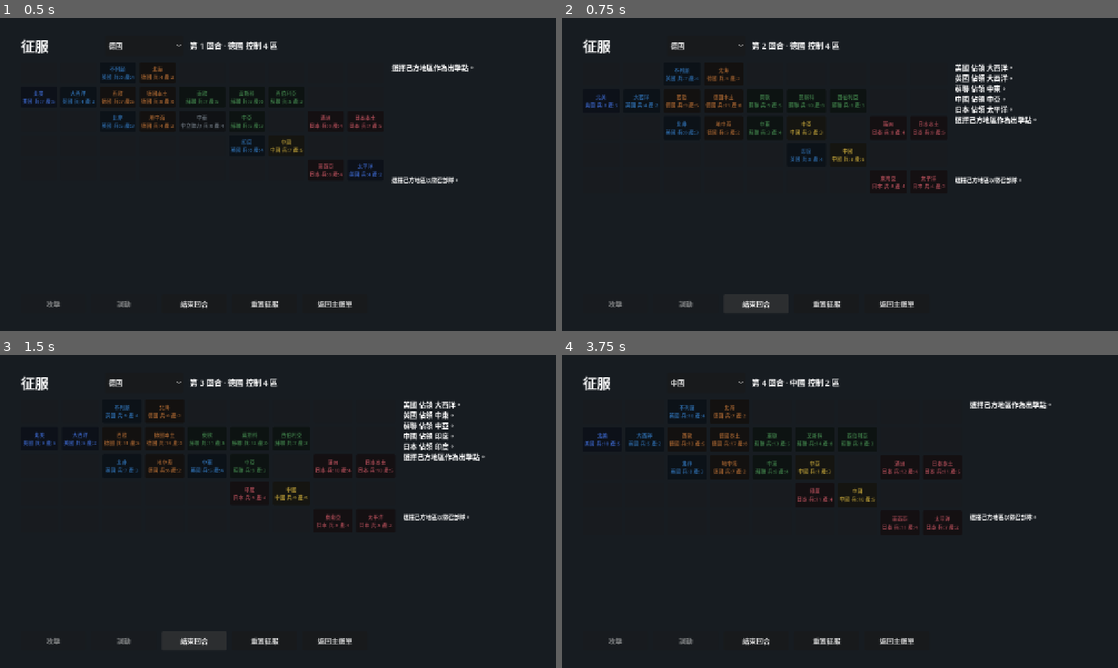
Above: before the commit, frames 1-4 (two rows, left to right).
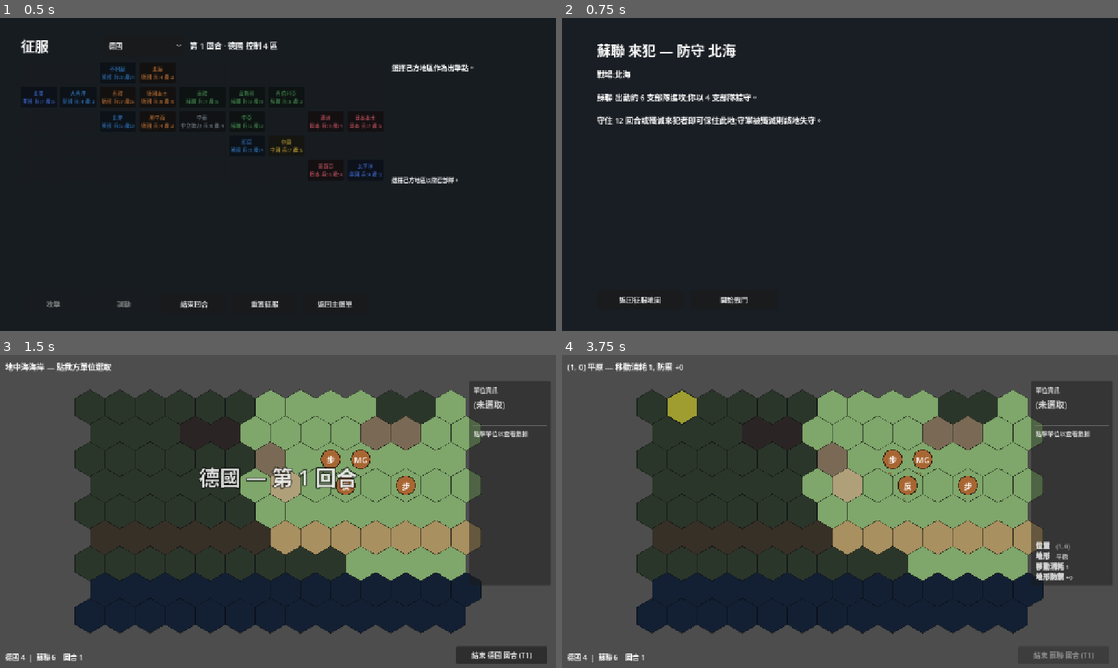
Above: after the commit, the same moments.

Repository: Fischer-Zhang/WorldWarII
Game: Godot game, scene res://scenes/conquest.tscn
Two runs of this game, one before a commit and one after it. Both use one fixed random seed, a clock stepped at 60 frames per second and the inputs below. This scene is started directly instead of the project's main scene.
Inputs (mouse positions are in pixels of both pictures, inside the frame that each line leads up to):
- Up to frame 1 (0.5 s): no input
- Up to frame 2 (0.75 s): click "結束回合" at 0.5 s
- Up to frame 3 (1.5 s): click (172, 636) at 1.25 s, where only the run after the commit has a clickable "開始戰鬥"
- Up to frame 4 (3.75 s): click "結束回合" (after the commit: "結束 德國 回合 (T1)") at 2 s; click (706, 383) at 2.75 s, where only the run before the commit has a clickable "德國"; click (684, 411) at 3.5 s, where only the run before the commit has a clickable "不列顛 英國 兵:10 產:4"

Frame 1 is identical in both runs. In frame 2, 5.9% of the frame differs, in the area x 3-86%, y 6-93%; in frame 3, 85%; in frame 4, 86%, in the area x 0-100%, y 0-100%.

Commit message:
Conquest: smarter enemy strategic AI
Replace the per-country single greedy attack with a stronger enemy turn:

- Action budget scaled by territory (2-6 per turn) so larger AI powers
  press harder, resolved as the best profitable attack each step via
  _best_ai_attack_global.
- AI only commits winnable attacks (AI-vs-AI needs attack > defense);
  against the player it attacks only with a real force and lets the hex
  battle decide.
- Interior regions consolidate spare strength toward friendly border
  regions, massing reserves at the front over successive turns.
- Re-entrant defend/resume flow preserved (each action spends budget).

Tests: multi-attack + skip-unwinnable, and consolidation. Suite green.

Co-Authored-By: Claude Opus 4.8 (1M context) <noreply@anthropic.com>

Diff:
--- a/scripts/scenario/conquest_manager.gd
+++ b/scripts/scenario/conquest_manager.gd
@@ -3,6 +3,7 @@
 
 const CampaignManager := preload("res://scripts/scenario/campaign_manager.gd")
 const ConquestRecruit := preload("res://scripts/scenario/conquest_recruit.gd")
+const AI_MIN_ATTACK_STRENGTH := 3
 
 static func conquest_state(state: Dictionary, map_data: Dictionary) -> Dictionary:
 	var conquest: Dictionary = state.get("conquest", {})
@@ -168,11 +169,11 @@
 	return bool(conquest_state(state, map_data).get("ai_phase", false))
 
 static func end_turn(state: Dictionary, map_data: Dictionary) -> Dictionary:
-	# Re-entrant enemy phase. Starts a fresh phase (strength regen + AI queue) if
-	# none is in progress, then processes queued AI countries until the queue
-	# drains ("done") or an AI attack targets a PLAYER-owned region ("defend"),
-	# at which point it pauses so the player can fight the defensive battle. The
-	# caller invokes end_turn again after the battle to resume the queue.
+	# Re-entrant enemy phase. A fresh phase regenerates strength, consolidates
+	# reserves toward the front, and budgets several AI actions; each step then
+	# resolves the strongest profitable AI attack until the budget runs out
+	# ("done") or an AI attack hits a PLAYER region ("defend"), pausing so the
+	# player can fight the defensive battle. The caller re-invokes to resume.
 	var conquest := conquest_state(state, map_data)
 	var regions: Dictionary = conquest.get("regions", {})
 	var player_country := String(conquest.get("player_country", ""))
@@ -180,53 +181,40 @@
 	if not bool(conquest.get("ai_phase", false)):
 		for region_id in regions.keys():
 			var region: Dictionary = regions[region_id]
-			region["strength"] = int(region.get("strength", 0)) + max(1, int(region.get("production", 0)) / 2)
+			region["strength"] = int(region.get("strength", 0)) + maxi(1, int(region.get("production", 0)) / 2)
 			regions[region_id] = region
-		conquest["ai_queue"] = _enemy_countries(regions, player_country)
+		_ai_consolidate(regions, player_country)
+		conquest["ai_actions_left"] = _ai_action_budget(regions, player_country)
 		conquest["ai_messages"] = []
 		conquest["ai_phase"] = true
-	var queue: Array = conquest.get("ai_queue", [])
+	var actions_left := int(conquest.get("ai_actions_left", 0))
 	var messages: Array = conquest.get("ai_messages", [])
-	while not queue.is_empty():
-		var cid := String(queue.pop_front())
-		var attack := _best_ai_attack(regions, cid)
+	while actions_left > 0:
+		var attack := _best_ai_attack_global(regions, player_country)
 		if attack.is_empty():
-			continue
+			break
 		var from_id := String(attack["from"])
 		var to_id := String(attack["to"])
+		var cid := String(attack["country"])
 		var source: Dictionary = regions[from_id]
 		var target: Dictionary = regions[to_id]
 		if String(target.get("owner", "")) == player_country:
-			# Pause for a player-fought defensive battle; resume on re-entry.
-			conquest["ai_queue"] = queue
+			conquest["ai_actions_left"] = actions_left - 1
 			conquest["ai_messages"] = messages
 			state["conquest"] = conquest
 			CampaignManager.save_state(state)
-			return {
-				"status": "defend",
-				"from": from_id,
-				"to": to_id,
-				"attacker_country": cid,
-				"messages": messages.duplicate(),
-			}
-		# AI-vs-AI / neutral: abstract strength resolution (no player involved).
-		var attack_power := int(source.get("strength", 0)) + int(source.get("production", 0))
-		var defense_power := int(target.get("strength", 0)) + int(target.get("production", 0))
-		source["strength"] = max(1, int(source.get("strength", 0)) - 1)
-		if attack_power > defense_power:
-			target["owner"] = cid
-			target["strength"] = max(1, int(source.get("strength", 0)) - int(target.get("strength", 0)) + 1)
-			target["garrison"] = []
-			messages.append("%s 佔領 %s。" % [
-				String(countries.get(cid, {}).get("name_zh", cid)),
-				_region_name(target),
-			])
+			return {"status": "defend", "from": from_id, "to": to_id, "attacker_country": cid, "messages": messages.duplicate()}
+		source["strength"] = maxi(1, int(source.get("strength", 0)) - 1)
+		target["owner"] = cid
+		target["strength"] = maxi(1, int(source.get("strength", 0)) - int(target.get("strength", 0)) + 1)
+		target["garrison"] = []
+		messages.append("%s 佔領 %s。" % [String(countries.get(cid, {}).get("name_zh", cid)), _region_name(target)])
 		regions[from_id] = source
 		regions[to_id] = target
-	# Queue drained — finish the enemy phase.
+		actions_left -= 1
 	conquest["turn"] = int(conquest.get("turn", 1)) + 1
 	conquest["ai_phase"] = false
-	conquest["ai_queue"] = []
+	conquest["ai_actions_left"] = 0
 	conquest["regions"] = regions
 	state["conquest"] = conquest
 	CampaignManager.save_state(state)
@@ -234,18 +222,51 @@
 		messages.append("各國整補兵力,戰線暫無重大變化。")
 	return {"status": "done", "messages": messages}
 
-static func _enemy_countries(regions: Dictionary, player_country: String) -> Array:
-	# Countries (excluding the player and neutral) owning at least one region.
-	var seen := {}
-	var out: Array = []
+static func _ai_action_budget(regions: Dictionary, player_country: String) -> int:
+	var enemy_regions := 0
 	for region in regions.values():
 		var owner := String(region.get("owner", ""))
+		if owner != player_country and owner != "neutral" and owner != "":
+			enemy_regions += 1
+	return clampi(int(enemy_regions / 2), 2, 6)
+
+static func _ai_consolidate(regions: Dictionary, player_country: String) -> void:
+	# Safe interior AI regions ship spare strength to an adjacent friendly border
+	# region, massing reserves at the front over successive turns.
+	for region_id in regions.keys():
+		var source: Dictionary = regions[region_id]
+		var owner := String(source.get("owner", ""))
 		if owner == player_country or owner == "neutral" or owner == "":
 			continue
-		if not seen.has(owner):
-			seen[owner] = true
-			out.append(owner)
-	return out
+		var interior := true
+		var border_friend := ""
+		for nb in source.get("neighbors", []):
+			var t: Dictionary = regions.get(String(nb), {})
+			var t_owner := String(t.get("owner", ""))
+			if t_owner != owner:
+				interior = false
+			elif border_friend == "" and _borders_enemy(regions, String(nb), owner):
+				border_friend = String(nb)
+		if not interior or border_friend == "":
+			continue
+		var spare := int(source.get("strength", 0)) - 3
+		if spare < 2:
+			continue
+		var move := int(spare / 2)
+		source["strength"] = int(source.get("strength", 0)) - move
+		var dest: Dictionary = regions[border_friend]
+		dest["strength"] = int(dest.get("strength", 0)) + move
+		regions[region_id] = source
+		regions[border_friend] = dest
+
+static func _borders_enemy(regions: Dictionary, region_id: String, owner: String) -> bool:
+	var r: Dictionary = regions.get(region_id, {})
+	for nb in r.get("neighbors", []):
+		var t: Dictionary = regions.get(String(nb), {})
+		var t_owner := String(t.get("owner", ""))
+		if t_owner != owner and t_owner != "":
+			return true
+	return false
 
 static func resolve_defense_result(
 	state: Dictionary,
@@ -324,21 +345,36 @@
 		}
 	return out
 
-static func _best_ai_attack(regions: Dictionary, country_id: String) -> Dictionary:
+static func _best_ai_attack_global(regions: Dictionary, player_country: String) -> Dictionary:
+	# Best AI attack across all enemy countries. AI-vs-AI attacks are returned
+	# only when the attacker would win the abstract resolution; attacks on a
+	# player region are returned when the attacker fields a real force — the hex
+	# battle then decides the outcome.
 	var best := {}
 	var best_score := -999999
 	for region_id in regions.keys():
 		var source: Dictionary = regions[region_id]
-		if String(source.get("owner", "")) != country_id or int(source.get("strength", 0)) <= 1:
-			continue
+		var owner := String(source.get("owner", ""))
+		if owner == player_country or owner == "neutral" or owner == "":
+			continue
+		if int(source.get("strength", 0)) < AI_MIN_ATTACK_STRENGTH:
+			continue
+		var attack_power := int(source.get("strength", 0)) + int(source.get("production", 0))
 		for neighbor_id in source.get("neighbors", []):
-			var target: Dictionary = regions.get(String(neighbor_id), {})
-			if target.is_empty() or String(target.get("owner", "")) == country_id:
+			var to_id := String(neighbor_id)
+			var target: Dictionary = regions.get(to_id, {})
+			if target.is_empty() or String(target.get("owner", "")) == owner:
 				continue
-			var score := int(source.get("strength", 0)) + int(target.get("production", 0)) - int(target.get("strength", 0))
+			var defense_power := int(target.get("strength", 0)) + int(target.get("production", 0))
+			var is_player := String(target.get("owner", "")) == player_country
+			if not is_player and attack_power <= defense_power:
+				continue
+			var score := (attack_power - defense_power) + int(target.get("production", 0))
+			if is_player:
+				score += 2
 			if score > best_score:
 				best_score = score
-				best = {"from": String(region_id), "to": String(neighbor_id)}
+				best = {"from": region_id, "to": to_id, "country": owner}
 	return best
 
 static func _region_name(region: Dictionary) -> String:
--- a/tests/test_conquest_manager.gd
+++ b/tests/test_conquest_manager.gd
@@ -33,6 +33,16 @@
 		fail_count += 1
 
 	if _test_defense_result():
+		pass_count += 1
+	else:
+		fail_count += 1
+
+	if _test_ai_multi_attack_favorable():
+		pass_count += 1
+	else:
+		fail_count += 1
+
+	if _test_ai_consolidate():
 		pass_count += 1
 	else:
 		fail_count += 1
@@ -228,6 +238,55 @@
 			and (alpha.get("garrison", []) as Array).is_empty():
 		return true
 	printerr("FAIL: lost defense should hand the region to the attacker")
+	return false
+
+func _test_ai_multi_attack_favorable() -> bool:
+	var map_data := {
+		"start_country": "p",
+		"countries": {"p": {"name_zh": "P"}, "c": {"name_zh": "C"}, "d": {"name_zh": "D"}, "neutral": {"name_zh": "N"}},
+		"regions": [
+			{"id": "home", "owner": "c", "x": 0, "y": 0, "production": 5, "neighbors": ["w1", "w2", "citadel"]},
+			{"id": "w1", "owner": "d", "x": 1, "y": 0, "production": 1, "neighbors": ["home"]},
+			{"id": "w2", "owner": "d", "x": 2, "y": 0, "production": 1, "neighbors": ["home"]},
+			{"id": "citadel", "owner": "neutral", "x": 3, "y": 0, "production": 5, "neighbors": ["home"]},
+			{"id": "cap", "owner": "p", "x": 4, "y": 0, "production": 3, "neighbors": []},
+		],
+	}
+	var state := {"version": 2, "campaigns": {}}
+	ConquestManager.set_player_country(state, map_data, "p")
+	var conquest := ConquestManager.conquest_state(state, map_data)
+	conquest["regions"]["home"]["strength"] = 30
+	conquest["regions"]["w1"]["strength"] = 1
+	conquest["regions"]["w2"]["strength"] = 1
+	conquest["regions"]["citadel"]["strength"] = 60
+	var step := ConquestManager.end_turn(state, map_data)
+	if String(step.get("status", "")) != "done":
+		printerr("FAIL: AI turn with no player-adjacent attack should complete, got %s" % str(step))
+		return false
+	var w1 := ConquestManager.region_state(state, map_data, "w1")
+	var w2 := ConquestManager.region_state(state, map_data, "w2")
+	var citadel := ConquestManager.region_state(state, map_data, "citadel")
+	# Takes both weak neighbours in one turn (multi-attack); leaves the too-strong
+	# citadel alone (only winnable attacks).
+	if String(w1.get("owner", "")) == "c" \
+			and String(w2.get("owner", "")) == "c" \
+			and String(citadel.get("owner", "")) == "neutral":
+		return true
+	printerr("FAIL: strong AI should take both weak neighbours and skip the too-strong citadel")
+	return false
+
+func _test_ai_consolidate() -> bool:
+	var regions := {
+		"interior": {"id": "interior", "owner": "c", "strength": 11, "production": 2, "neighbors": ["front"]},
+		"front": {"id": "front", "owner": "c", "strength": 2, "production": 2, "neighbors": ["interior", "enemyR"]},
+		"enemyR": {"id": "enemyR", "owner": "d", "strength": 5, "production": 2, "neighbors": ["front"]},
+	}
+	ConquestManager._ai_consolidate(regions, "p")
+	if int(regions["interior"]["strength"]) == 7 and int(regions["front"]["strength"]) == 6:
+		return true
+	printerr("FAIL: consolidation should ship spare interior strength to the border (interior=%d front=%d)" % [
+		int(regions["interior"]["strength"]), int(regions["front"]["strength"]),
+	])
 	return false
 
 func _test_map() -> Dictionary:
